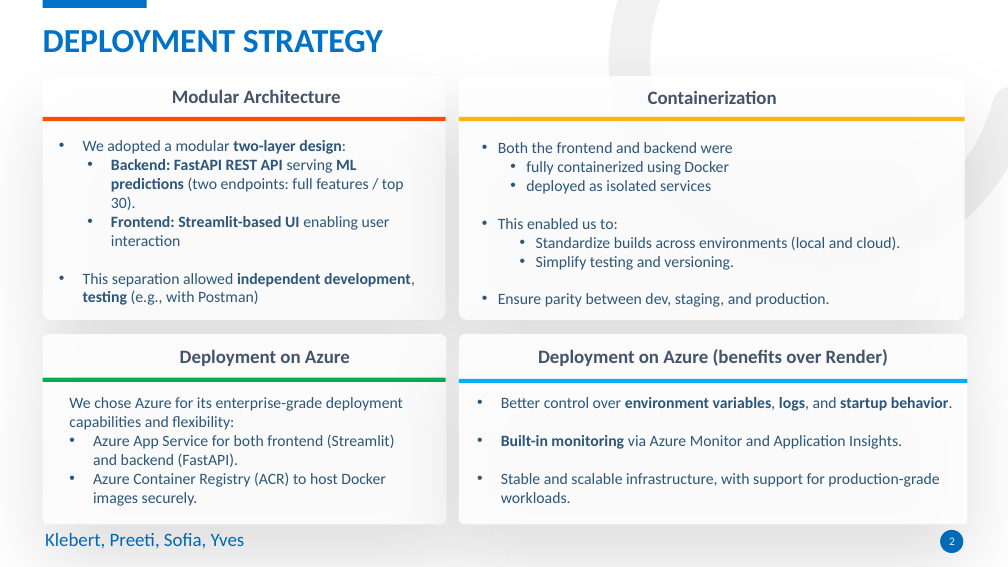
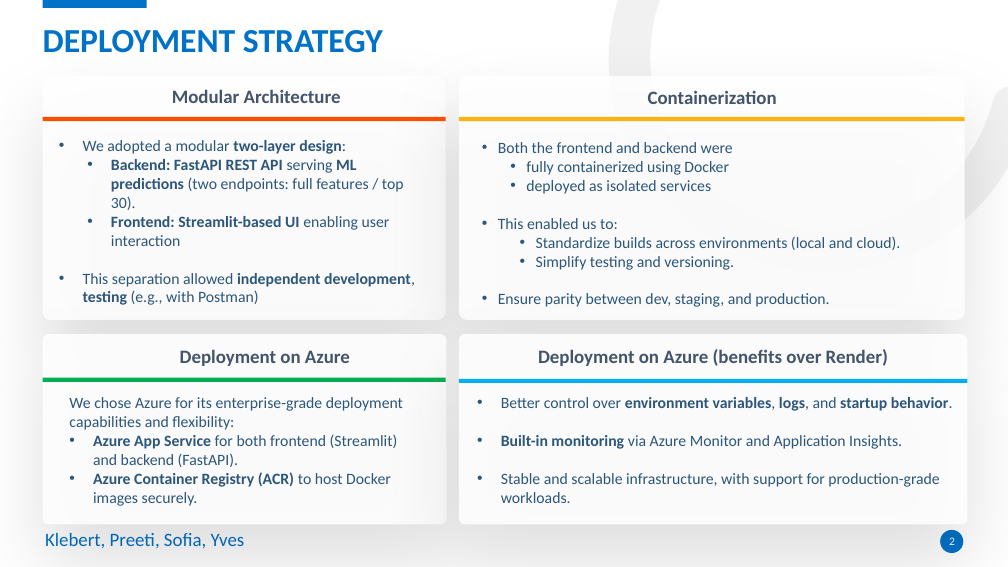
Before and after one commit to subllings/real-estate-price-predictor, a slide deck: slide 2 of deck/03. Immobweb - Deployment.pptx. Drawn at 1008x567 pixels with LibreOffice and Linux fonts; fonts in the diff are those of the drawing. Boxes give left, top, right and bottom in pixels: in the first picture for what was removed or moved away, otherwise in the second. Text is boxed around its words. In the diff, an @@ line names an element or a change of style, - is before the commit and + after.

```diff
--- a/deck/03. Immobweb - Deployment.pptx
+++ b/deck/03. Immobweb - Deployment.pptx
@@ text at [93,434,398,487]: bold on in "Azure App Service", "Azure Container Registry (ACR)" @@
```
Also in this commit, not shown: 6 other files.
